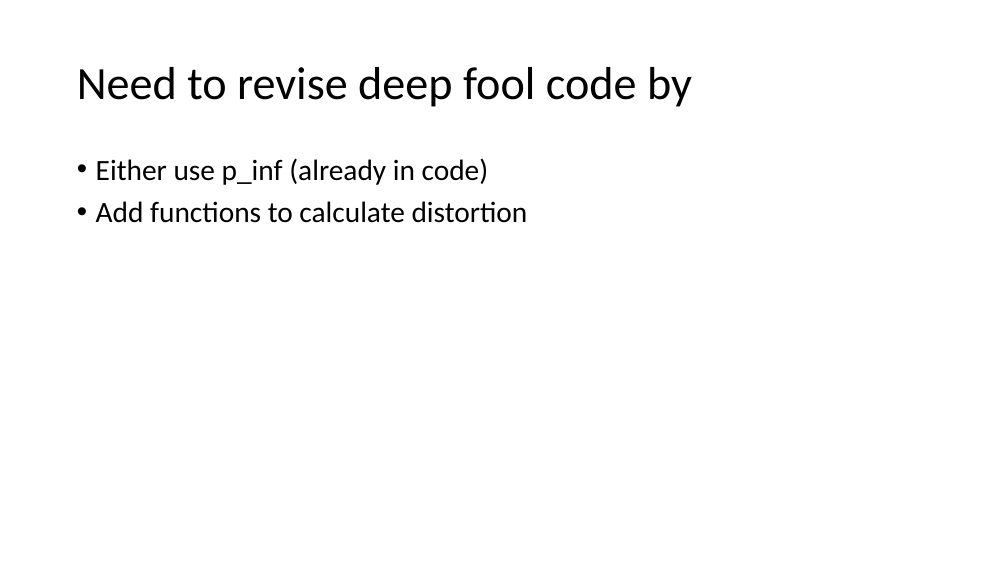
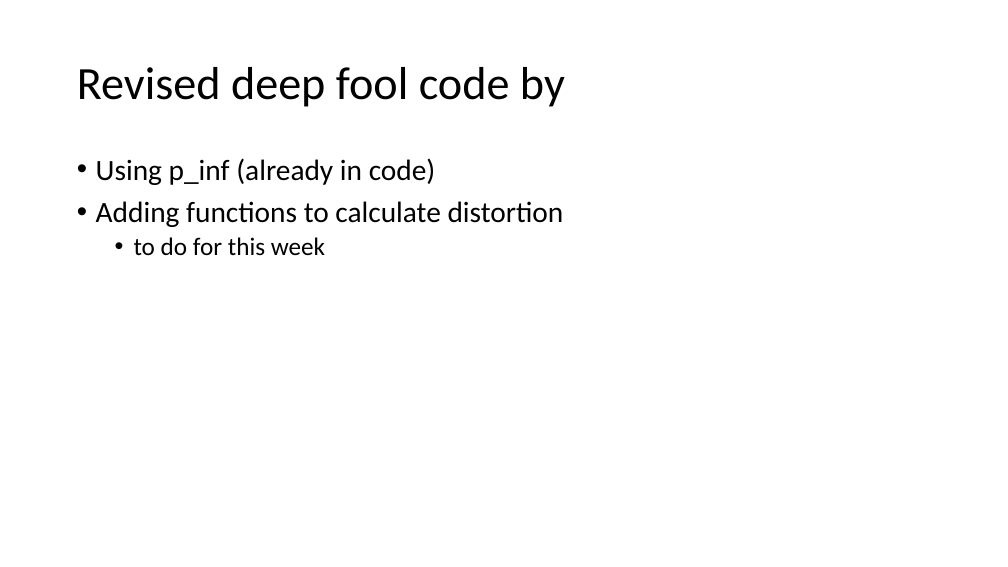
Before and after one commit to karunyas/DeepFool, a slide deck: slide 8 of Docs/Progress slides.pptx. Drawn at 1008x567 pixels with LibreOffice and Linux fonts; fonts in the diff are those of the drawing. Boxes give left, top, right and bottom in pixels: in the first picture for what was removed or moved away, otherwise in the second. Text is boxed around its words. In the diff, an @@ line names an element or a change of style, - is before the commit and + after.

Commit message:
progress slides 4-18-18

```diff
--- a/Docs/Progress slides.pptx
+++ b/Docs/Progress slides.pptx
@@ title at <box>77,67,565,107</box>: text changed @@
-Need to revise deep fool code by
+Revised deep fool code by
@@ text at <box>96,158,564,255</box>: text changed @@
-• Either use p_inf (already in code)
-• Add functions to calculate distortion
+• Using p_inf (already in code)
+• Adding functions to calculate distortion
+  • to do for this week
```
Also in this commit, not shown: 1 other slide changed, 1 slide added, 2 slides removed.
